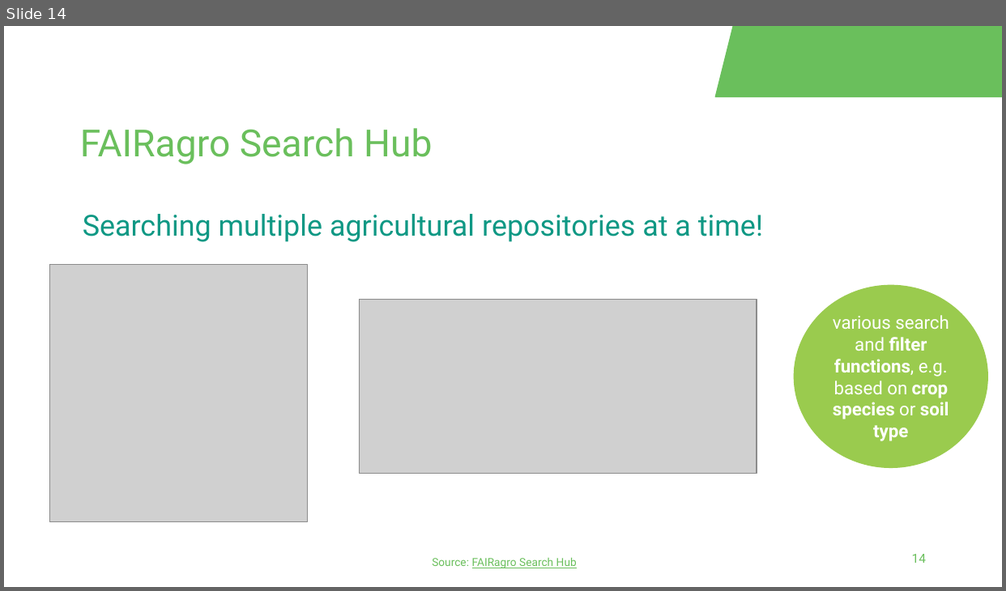
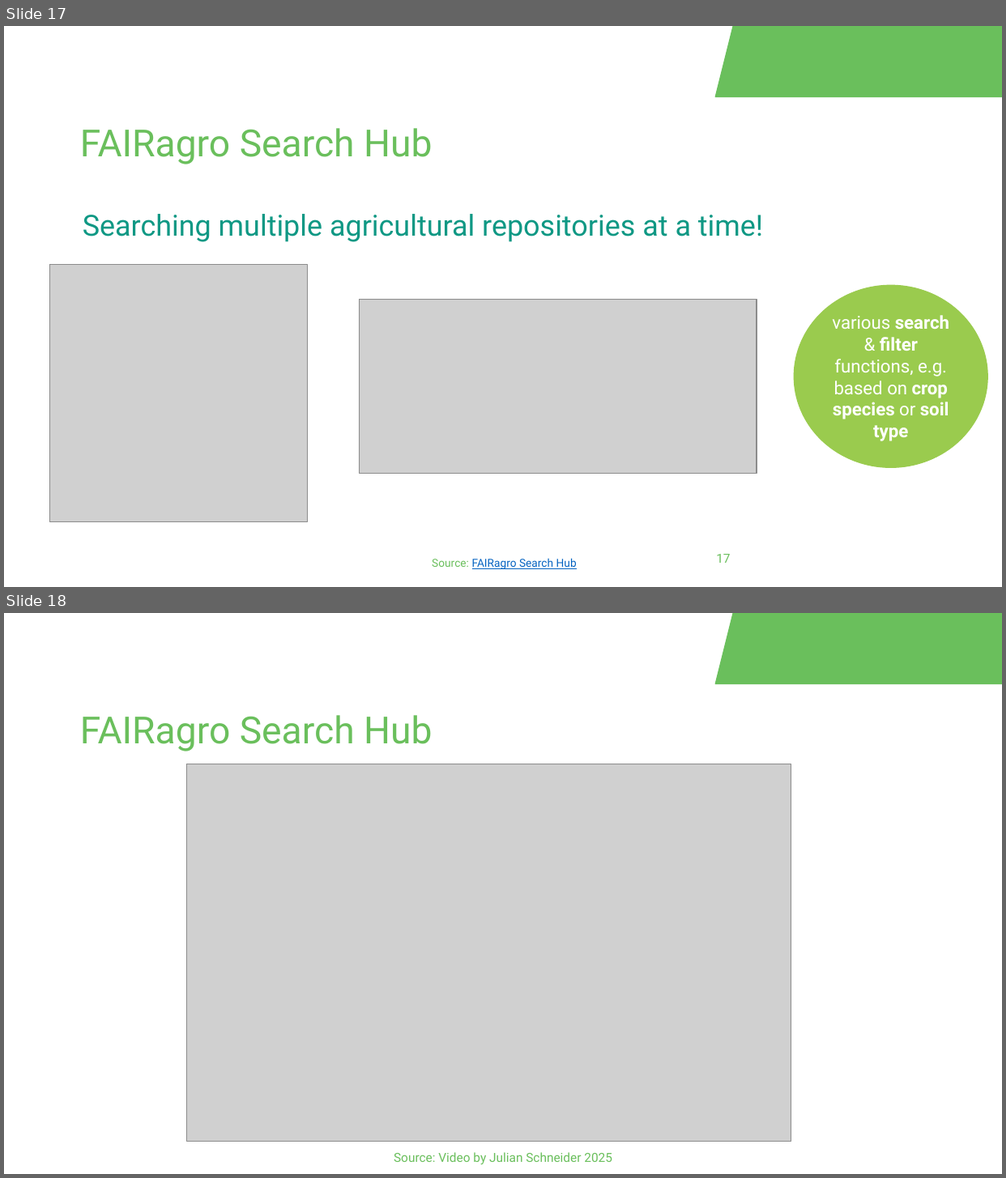
Before and after one commit to fairagro/FAIRagro_Modular-RDM-Training-Material, a slide deck: FAIRagro_Trainings_planned/2026-09_RepoTraining_deNBI/RepoTraining_Slides.odp. Shown one above the other, each under a label of ours: slide 14 before the commit, slides 17 and 18 after it. The pictures are 1006x591 and 1006x1178 pixels, drawn with LibreOffice and Linux fonts; fonts in the diff are those of the drawing; grey boxes stand for pictures; background and template pictures are left out. Boxes give left, top, right and bottom in pixels: in the first picture for what was removed or moved away, otherwise in the second. Text is boxed around its words. In the diff, an @@ line names an element or a change of style, - is before the commit and + after.

Commit message:
FAIRagro trainings slide updated

```diff
--- a/FAIRagro_Trainings_planned/2026-09_RepoTraining_deNBI/RepoTraining_Slides.odp
+++ b/FAIRagro_Trainings_planned/2026-09_RepoTraining_deNBI/RepoTraining_Slides.odp
@@ slide 18 added at box(4, 613, 1002, 1174), background #FFFFFF; not listed: 1 template element that a slide beside it also shows @@
@@ title added at box(80, 715, 432, 752), 27 pt, text #6ABF5C @@
+FAIRagro Search Hub
@@ picture added at box(186, 764, 791, 1142) @@
@@ text added at box(394, 1152, 612, 1165), 9 pt, text #6ABF5C @@
+Source: Video by Julian Schneider 2025
@@ what was slide 14 is now slide 17 @@
@@ slide 17 changed as well @@
@@ text in ellipse at box(832, 315, 949, 442): text changed; bold off @@
-various search and filter functions, e.g. based on crop species or soil type
+various search & filter functions, e.g. based on crop species or soil type
@@ text "Source: FAIRagro Search Hub" at box(432, 558, 577, 570): text colour #6ABF5C to #0563C1 in "FAIRagro Search Hub" @@
@@ page number at box(716, 554, 730, 563): text changed @@
-14
+17
```
Also in this commit, not shown: 15 other slides changed, 5 other slides added, 7 slides removed, 3 other files.
